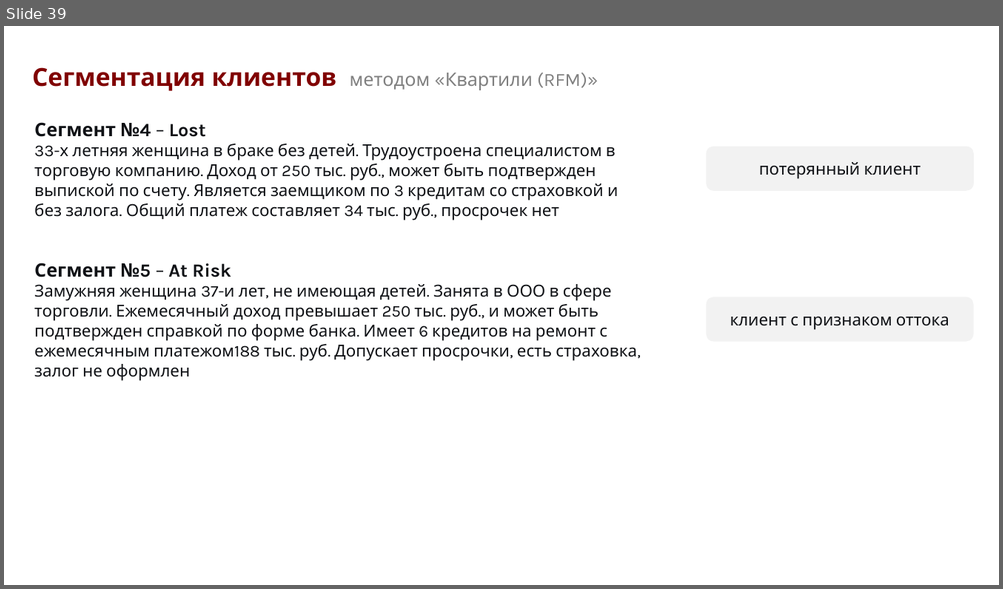
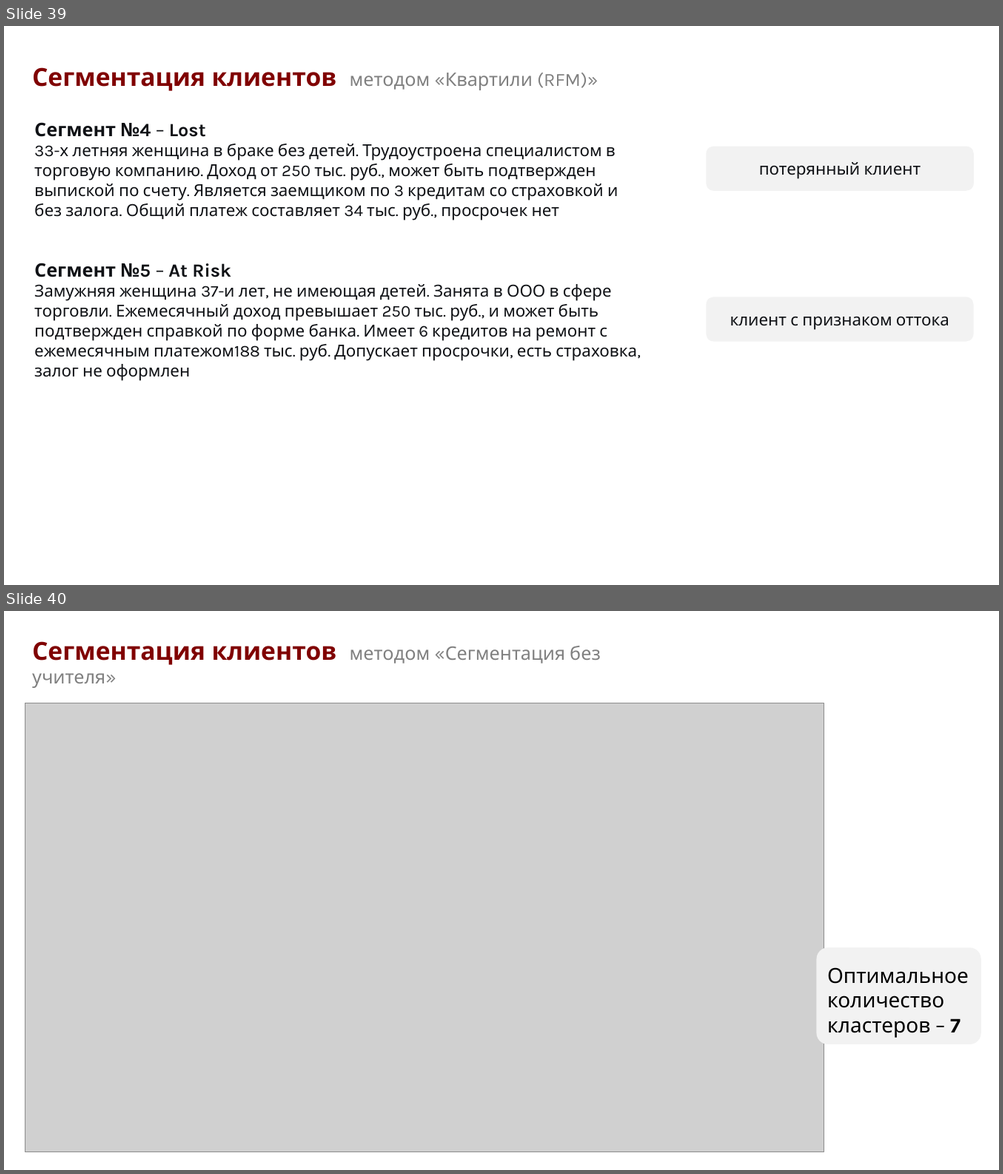
Before and after one commit to arinakatysheva/HW_1_2025-Katysheva_Arina, a slide deck: HW1.pptx. Shown one above the other, each under a label of ours: slide 39 before the commit, slides 39 and 40 after it. The pictures are 1003x589 and 1003x1174 pixels, drawn with LibreOffice and Linux fonts; fonts in the diff are those of the drawing; grey boxes stand for pictures. Boxes give left, top, right and bottom in pixels: in the first picture for what was removed or moved away, otherwise in the second. Text is boxed around its words. In the diff, an @@ line names an element or a change of style, - is before the commit and + after.

```diff
--- a/HW1.pptx
+++ b/HW1.pptx
@@ slide 40 added at [4,611,999,1170], background #FFFFFF @@
@@ text added at [32,641,600,688], 18 pt, text #808080 @@
+Сегментация клиентов методом «Сегментация без учителя»
@@ picture added at [25,703,823,1153] @@
@@ rounded rectangle added at [817,948,982,1045], fill #F2F2F2, 20 pt, text #000000 @@
+Оптимальное количество кластеров – 7
```
Also in this commit, not shown: 5 other slides added.
